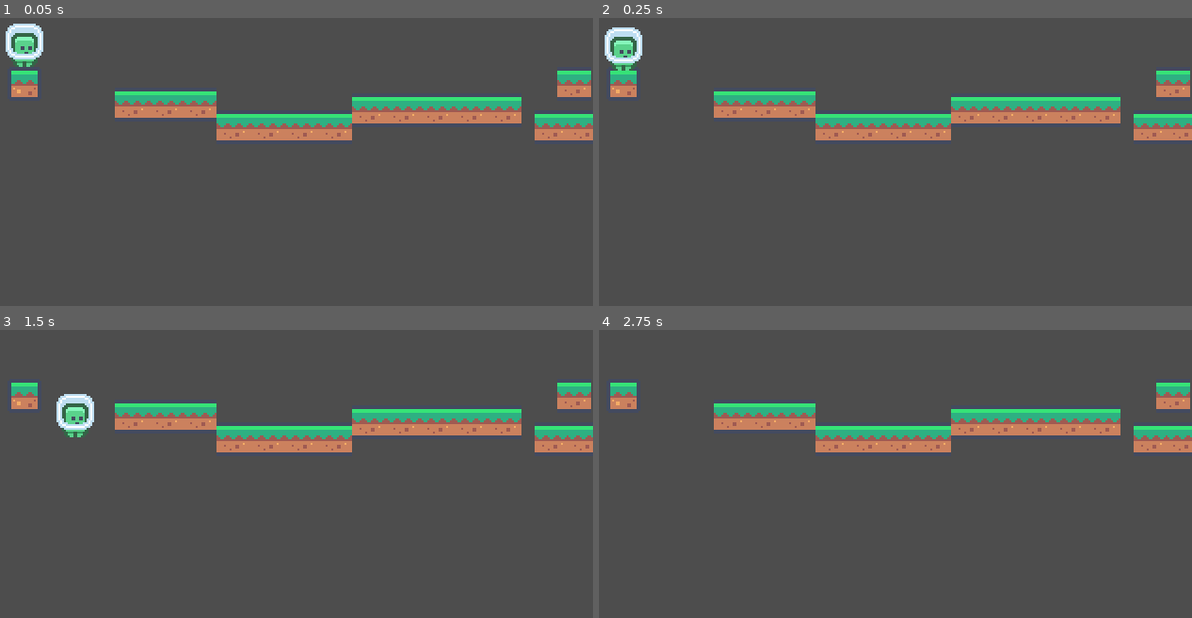
Above: before the commit, frames 1-4 (two rows, left to right).
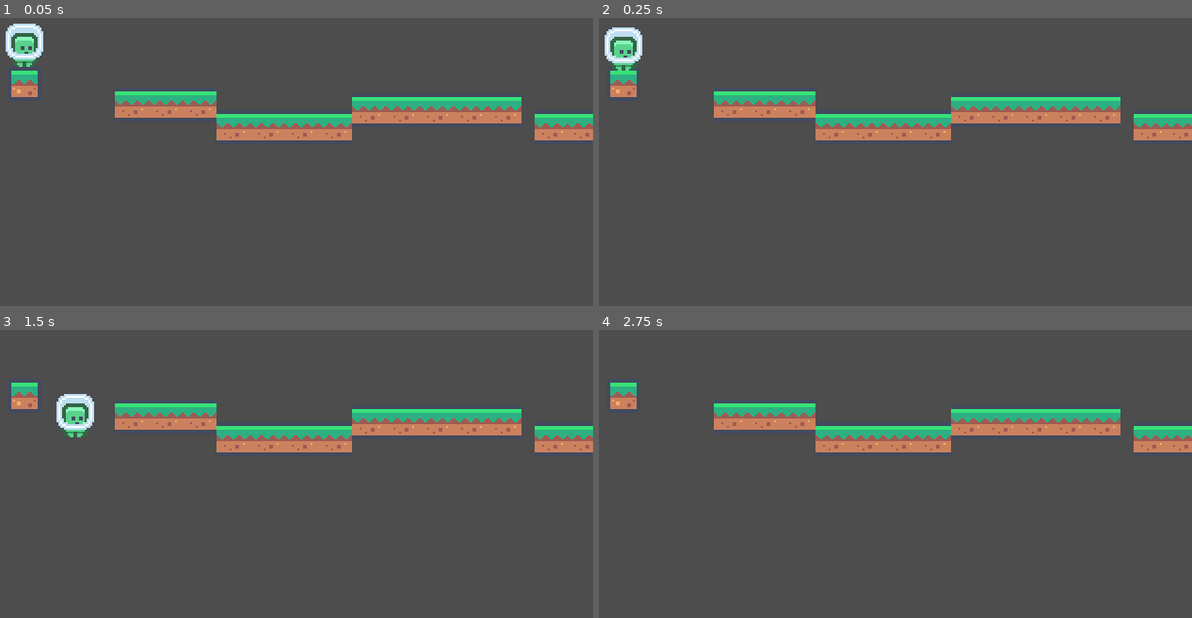
Above: after the commit, the same moments.

Repository: platz-halter/mario_clone
Game: Godot game, scene res://world.tscn
Same seed, same stepped clock (60 frames per second), same inputs: the game is played once before the commit and once after it.
Inputs:
- Up to frame 1 (0.05 s): no input
- Up to frame 2 (0.25 s): no input
- Up to frame 3 (1.5 s): tap Enter at 0.5 s; hold Right (ui_right) 0.53-1.28 s; hold Left (ui_left) from 1.28 s (still down)
- Up to frame 4 (2.75 s): release Left (ui_left) at 2.03 s; hold Right (ui_right) from 2.03 s (still down)

The runs differ from the first frame. In frame 1, 0.5% of the frame differs, in the area x 93-100%, y 18-28%; in frame 2, 0.5%; in frame 3, 0.5%; in frame 4, 0.5%.

Commit message:
added new template

Diff:
--- /dev/null
+++ b/Objects/change_name.tscn
@@ -0,0 +1,3 @@
+[gd_scene format=3 uid="uid://0qbiwjhb5urh"]
+
+[node name="ChangeName" type="Node"]
--- a/world.tscn
+++ b/world.tscn
@@ -8,9 +8,6 @@
 [node name="Node2D" type="Node2D"]
 position = Vector2(41, 23)
 script = ExtResource("1_ui034")
-
-[node name="grass_floor14" parent="." instance=ExtResource("3_07lin")]
-position = Vector2(269, 39)
 
 [node name="grass_block" parent="." instance=ExtResource("2_skla1")]
 position = Vector2(-23, 39)
